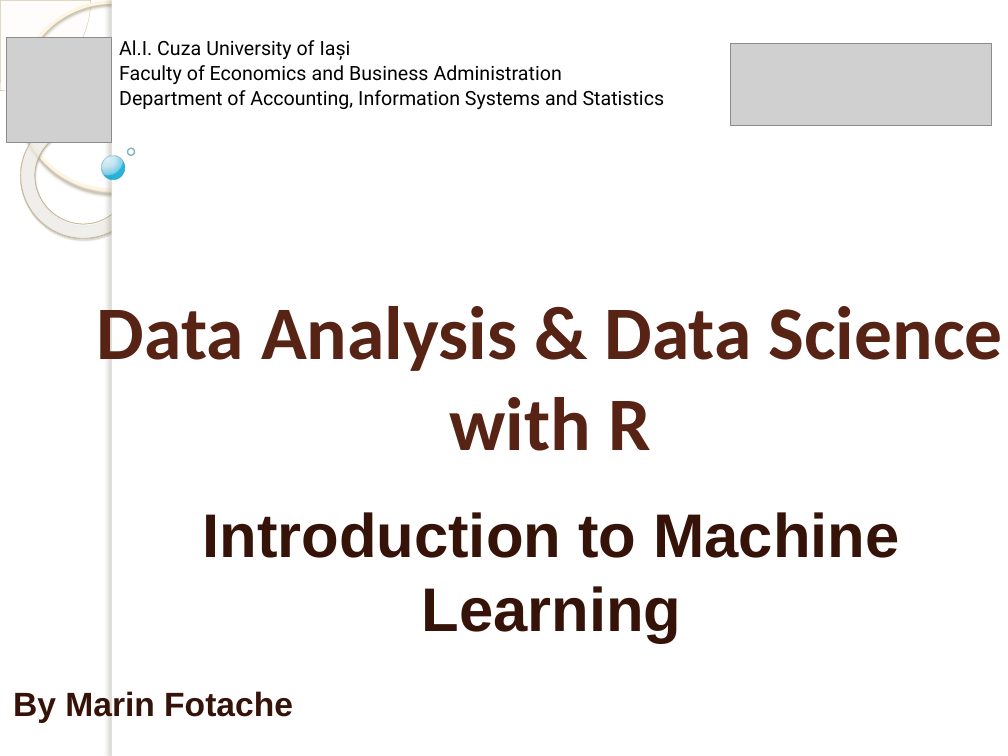
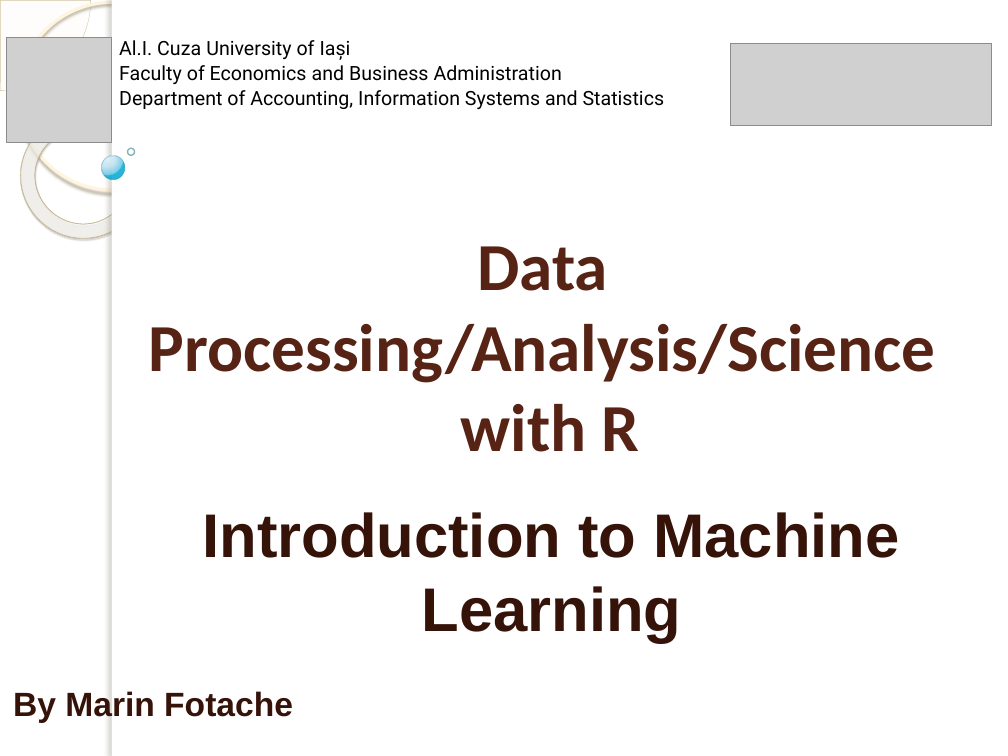
Before and after one commit to marinfotache/Data-Processing-Analysis-Science-with-R, a slide deck: slide 1 of 13 Introduction to Machine Learning/13_Introduction to Machine Learning.pptx. Drawn at 1008x756 pixels with LibreOffice and Linux fonts; fonts in the diff are those of the drawing; grey boxes stand for pictures; background and template pictures are left out. Boxes give left, top, right and bottom in pixels: in the first picture for what was removed or moved away, otherwise in the second. Text is boxed around its words. In the diff, an @@ line names an element or a change of style, - is before the commit and + after.

```diff
--- a/13 Introduction to Machine Learning/13_Introduction to Machine Learning.pptx
+++ b/13 Introduction to Machine Learning/13_Introduction to Machine Learning.pptx
@@ title at (149,246,936,452): text changed; size 54 to 48 pt @@
-Data Analysis & Data Science with R
+Data
+Processing/Analysis/Science
+with R
```
Also in this commit, not shown: 1 other slide changed, 2 other files.
